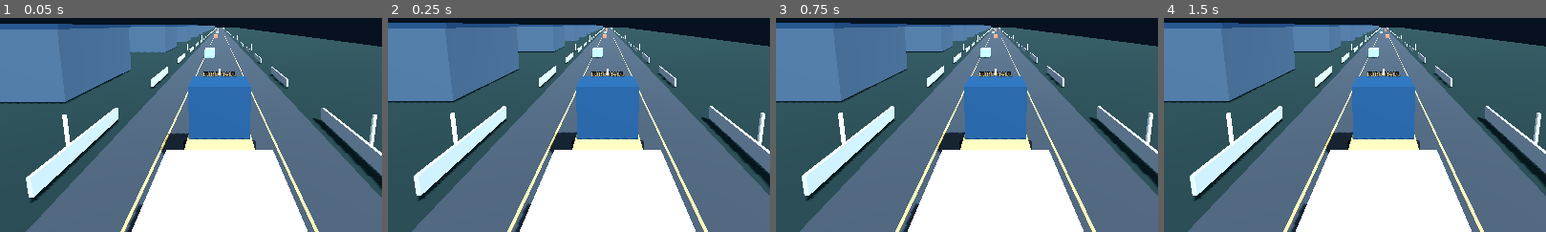
Above: before the commit, frames 1-4 (left to right).
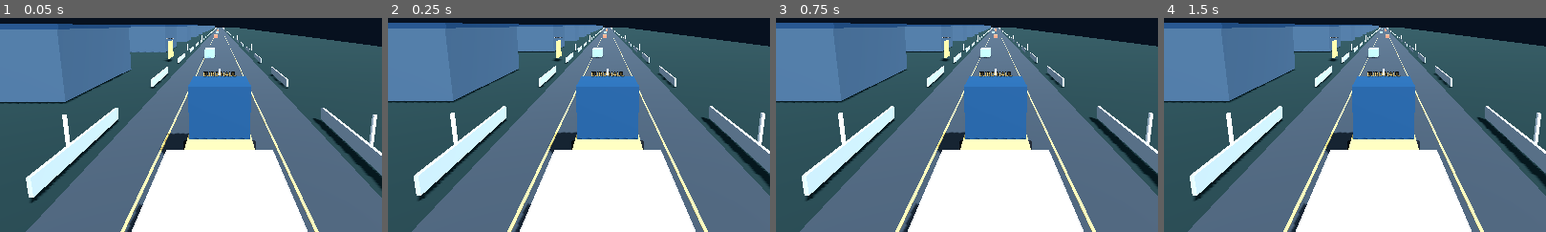
Above: after the commit, the same moments.

Repository: haseebop668-a11y/EURO-HAUL
Game: Godot game, scene res://Scenes/Main.tscn
Two runs of this game, one before a commit and one after it. Both use one fixed random seed, a clock stepped at 60 frames per second and the inputs below.
Inputs:
- Up to frame 1 (0.05 s): no input
- Up to frame 2 (0.25 s): no input
- Up to frame 3 (0.75 s): click "ACCEPT FREIGHT" at 0.5 s
- Up to frame 4 (1.5 s): click "◀" at 1.25 s
The pictures show only the part of the screen within x 21-71%, y 34-84%; the shares and areas given below are measured in that part.

The runs differ from the first frame. In frame 1, 0.1% of the frame differs, in the area x 43-46%, y 9-21%; in frame 2, 0.1%, in the area x 43-57%, y 3-21%; in frame 3, 0.1%; in frame 4, 0.1%.

Commit message:
ui: add visible pickup and delivery depot signs

Diff:
--- a/Godot/Scripts/main.gd
+++ b/Godot/Scripts/main.gd
@@ -153,6 +153,14 @@
 		_update_freight_action()
 	)
 	add_child(depot)
+	var sign_color := GOLD if is_pickup else Color("#78a9bd")
+	_add_box("%s Sign" % depot_name, Vector3(-9.0, 2.0, road_z), Vector3(0.25, 3.0, 4.0), sign_color, false)
+	var sign_label := Label3D.new()
+	sign_label.text = "FREIGHT PICKUP" if is_pickup else "FREIGHT DELIVERY"
+	sign_label.position = Vector3(-9.0, 4.0, road_z)
+	sign_label.font_size = 36
+	sign_label.modulate = Color("#f4f5f6")
+	add_child(sign_label)
 
 func _build_truck() -> void:
 	truck = EuroHaulTruck.new()
